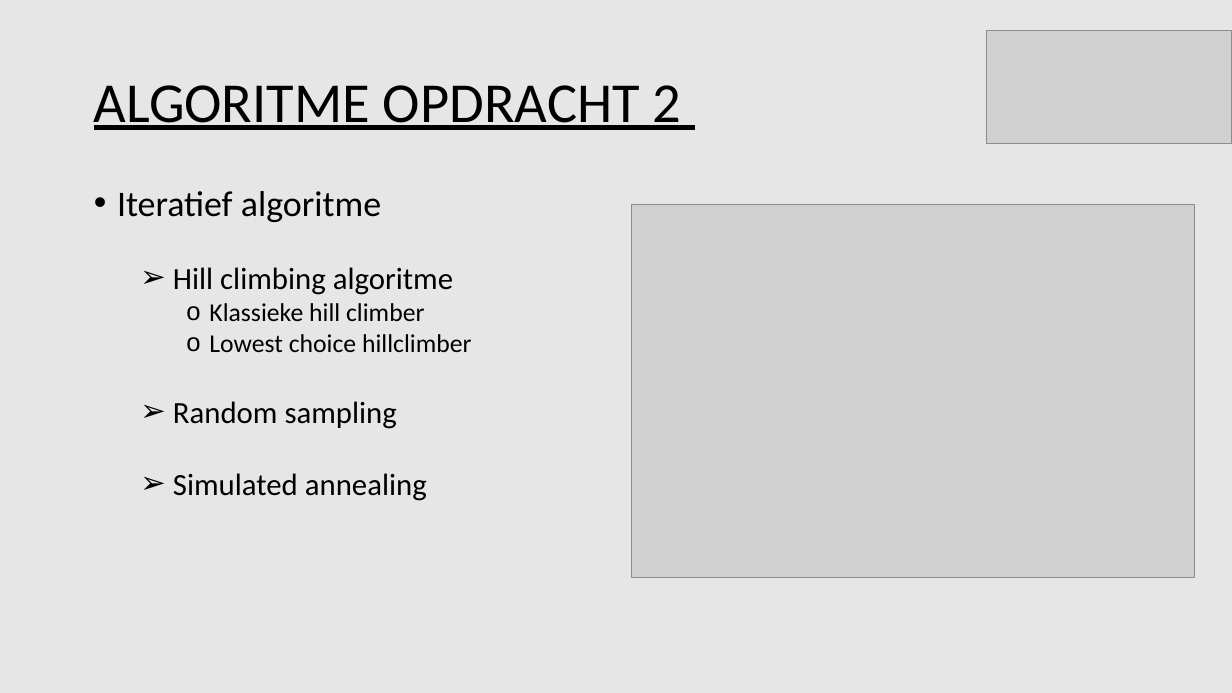
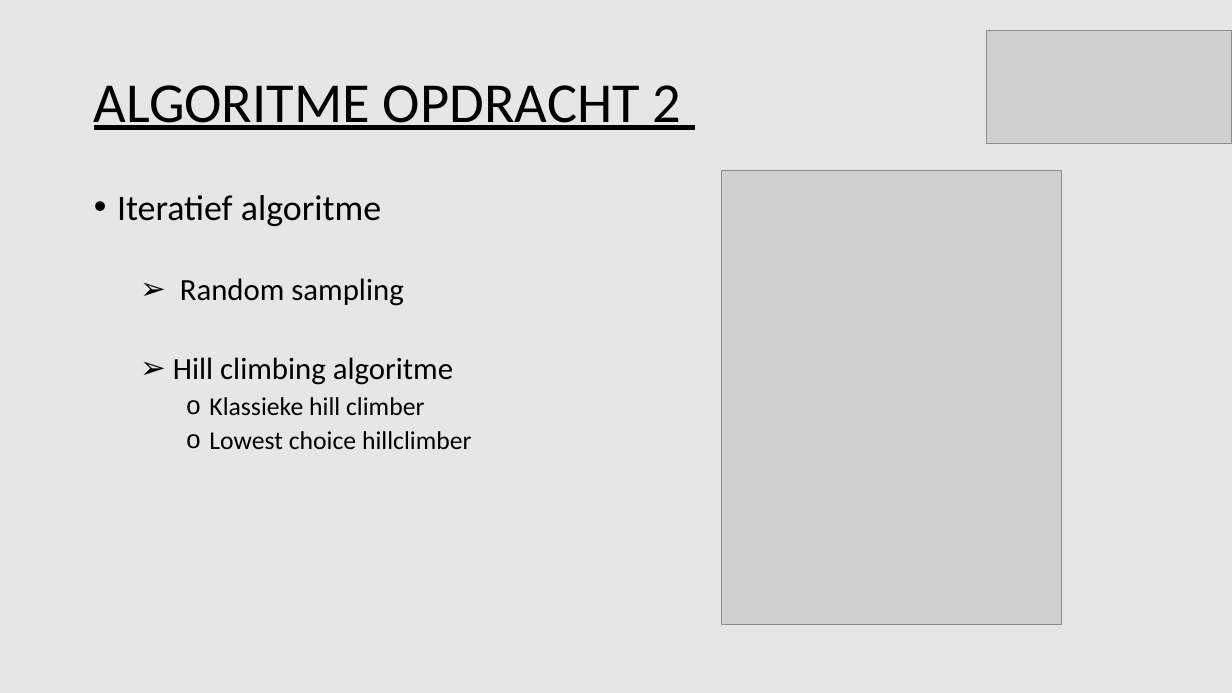
Before and after one commit to Tomttaw/Radio-Russia, a slide deck: slide 10 of eindpresentatie.pptx (slide 9 before the commit). Drawn at 1232x693 pixels with LibreOffice and Linux fonts; fonts in the diff are those of the drawing; grey boxes stand for pictures. Boxes give left, top, right and bottom in pixels: in the first picture for what was removed or moved away, otherwise in the second. Text is boxed around its words. In the diff, an @@ line names an element or a change of style, - is before the commit and + after.

```diff
--- a/eindpresentatie.pptx
+++ b/eindpresentatie.pptx
@@ picture resized from (x1=632, y1=204, x2=1194, y2=578) to (x1=721, y1=171, x2=1061, y2=625) @@
@@ text at (x1=117, y1=195, x2=472, y2=449): line spacing 0.8 to 0.9 @@
@@ text at (x1=180, y1=278, x2=403, y2=306): paragraph added @@
+  ➢ Random sampling
@@ text at (x1=173, y1=401, x2=427, y2=501): paragraphs removed @@
-  ➢ Random sampling
-  ➢ Simulated annealing
```
Also in this commit, not shown: 9 other slides changed, 1 slide added, 2 slides removed, 7 other files.
